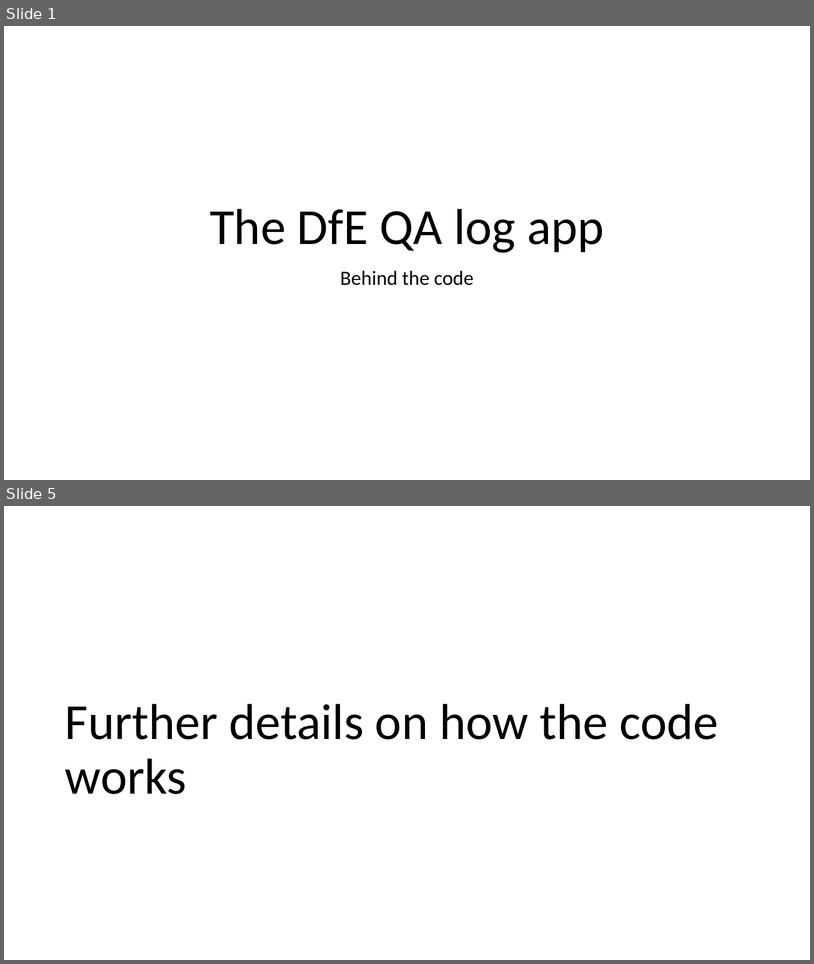
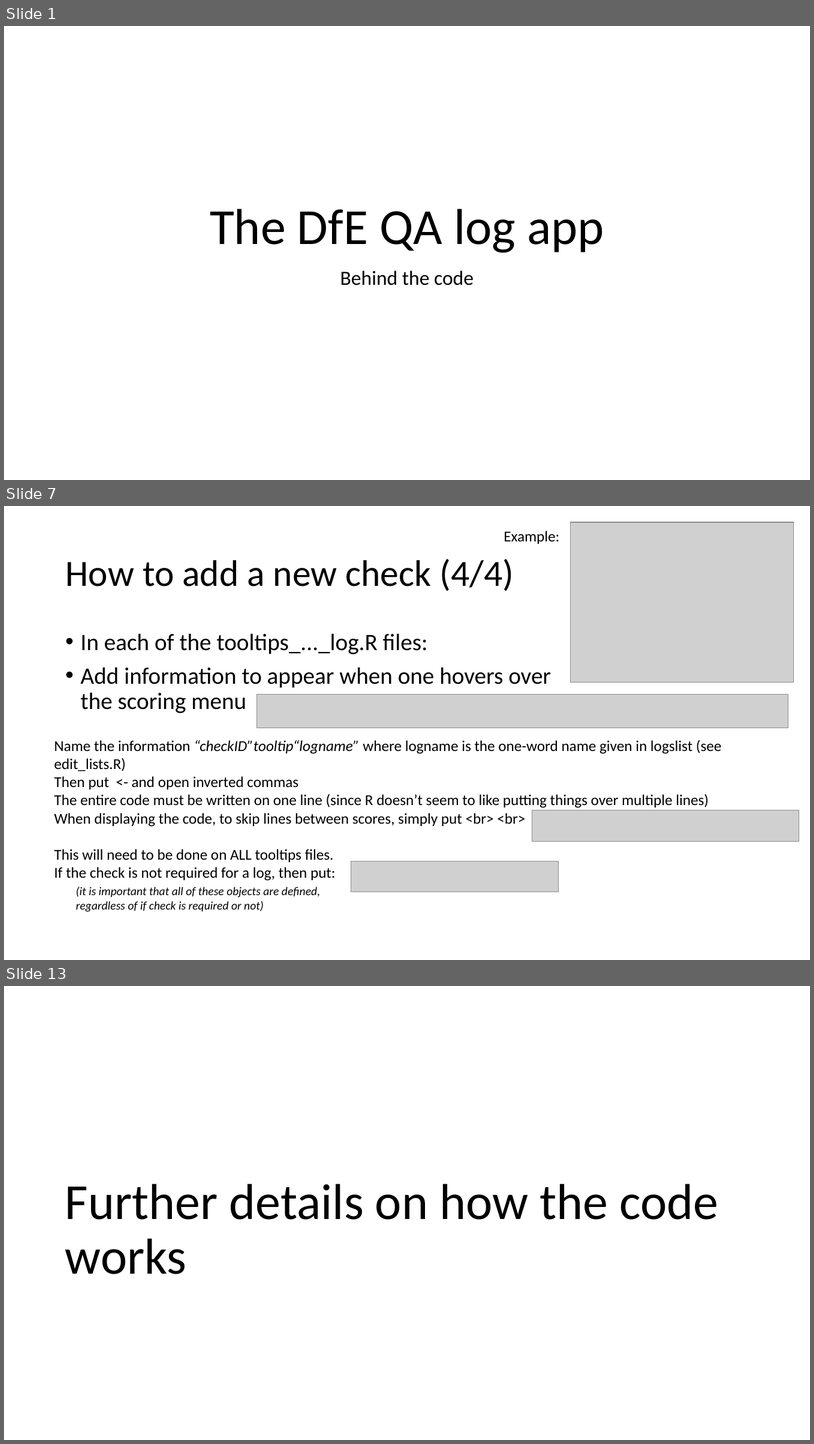
Before and after one commit to tmorley1/qa_log_app, a slide deck: QA log app - behind the code.pptx. Shown one above the other, each under a label of ours: slides 1 and 5 before the commit, slides 1, 7 and 13 after it; the slides between them are not shown. The pictures are 814x964 and 814x1444 pixels, drawn with LibreOffice and Linux fonts; fonts in the diff are those of the drawing; grey boxes stand for pictures. Boxes give left, top, right and bottom in pixels: in the first picture for what was removed or moved away, otherwise in the second. Text is boxed around its words. In the diff, an @@ line names an element or a change of style, - is before the commit and + after.

```diff
--- a/QA log app - behind the code.pptx
+++ b/QA log app - behind the code.pptx
@@ slide 7 added at (4, 506, 810, 960), background #FFFFFF @@
@@ picture added at (571, 522, 794, 682) @@
@@ text added at (504, 531, 560, 544), 18 pt, text #000000 @@
+Example:
@@ title added at (65, 559, 513, 591), 44 pt, text #000000 @@
+How to add a new check (4/4)
@@ text added at (81, 633, 551, 713), 28 pt, text #000000 @@
+• In each of the tooltips_..._log.R files:
+• Add information to appear when one hovers over the scoring menu
@@ picture added at (257, 694, 789, 727) @@
@@ text added at (54, 740, 722, 880), 18 pt, text #000000 @@
+Name the information “checkID”tooltip“logname” where logname is the one-word name given in logslist (see edit_lists.R)
+Then put <- and open inverted commas
+The entire code must be written on one line (since R doesn’t seem to like putting things over multiple lines)
+When displaying the code, to skip lines between scores, simply put <br> <br>
+This will need to be done on ALL tooltips files.
+If the check is not required for a log, then put:
@@ picture added at (533, 810, 800, 841) @@
@@ picture added at (351, 861, 560, 892) @@
@@ text added at (76, 886, 320, 912), 14 pt, text #000000, italic @@
+(it is important that all of these objects are defined, regardless of if check is required or not)
@@ what was slide 5 is now slide 13 @@
```
Also in this commit, not shown: 3 slides changed, 7 other slides added, 5 other files.
